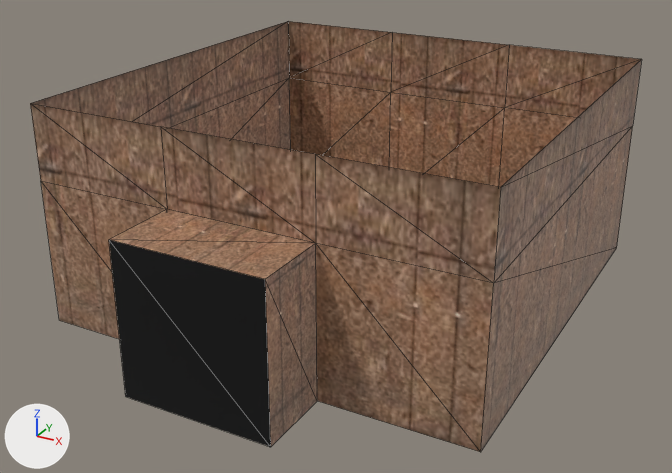
One commit to the glTF model world/interiors/shop/shop-interior.glb: the scene before it, then after it.
Both versions are drawn from a 50 mm camera at (5.58, -10.89, 6.07) aimed at (0.01, -0.75, 1.0). The lights are fixed; the arrows at lower left show +X, +Y and +Z. Mesh edges are drawn as thin lines. Objects named as collision shapes, trigger or cutter boxes, shadow casters or lower levels of detail are left out. Vertices at the same position are counted once.

Names of what the first picture shows: 'shop-col'.
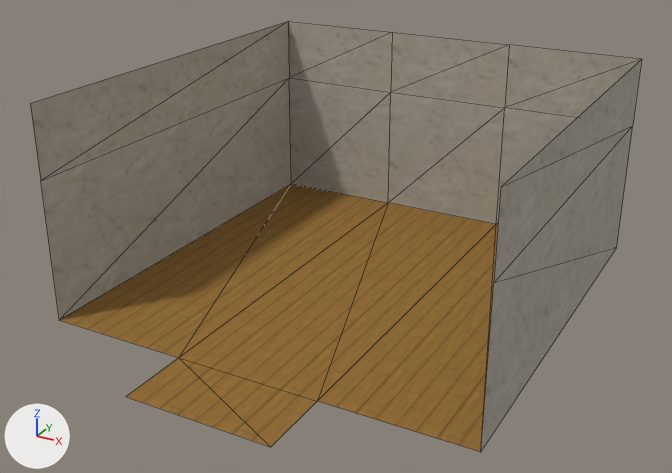
Changed parts and their boxes (x1, y1, x2, y2) in the pictures (672 x 473 px):
'shop-col', surface changed, reshaped (brown to grey)
    both: (30, 21, 642, 452)
part 1 of me_cube_005, deleted (brown)
    before: (30, 103, 501, 452)
part 2 of me_cube_005, surface changed (brown to grey)
    both: (31, 21, 642, 451)

The change, as a diff of the scene's bpy script:
```diff
--- a/world/interiors/shop/shop-interior.glb.py
+++ b/world/interiors/shop/shop-interior.glb.py
@@ img_wall_plaster_worn_2_png @@
+img_wall_plaster_worn_2_png = load_image('wall_plaster_worn_2.png', '_unpacked/wall_plaster_worn_2.png', 64, 64, 'sRGB')
@@ img_wood_planks @@
+img_wood_planks = load_image('wood_planks', '_unpacked/wood_planks', 64, 64, 'sRGB')
@@ mat_floor @@
 mat_floor = principled_material('floor')
-mat_floor.texture = img_wood_planks_fancy_01
+mat_floor.texture = img_wood_planks
+mat_floor.roughness = 1.0
@@ mat_wall @@
 mat_wall = principled_material('wall')
-mat_wall.texture = img_wood_plywood_03
+mat_wall.texture = img_wall_plaster_worn_2_png
+mat_wall.roughness = 1.0
@@ me_cube_005 @@
 # used by ob_shop_col; location = (0.0, 0.0, 0.0)
-me_cube_005.from_pydata(...)  # 28 vertices, 46 faces; spans x -3.0..3.0, y -4.0..3.0, z 0.0..3.0
+me_cube_005.from_pydata(...)  # 22 vertices, 28 faces; spans x -3.0..3.0, y -4.0..3.0, z 0.0..3.0
+# me_cube_005 part 1
+# 6 vertices are removed from x -1.0..1.0, y -4.0..-3.0, z 2.0..3.0
+# 18 faces are deleted
+# me_cube_005 part 2: 20 kept faces spanning x -3.0..3.0, y -3.0..3.0, z 0.0..3.0 get new texture (UV) coordinates
 me_cube_005.materials.append(mat_floor)
 me_cube_005.materials.append(mat_wall)
-me_cube_005.materials.append(mat_black)  # black #000000
```
